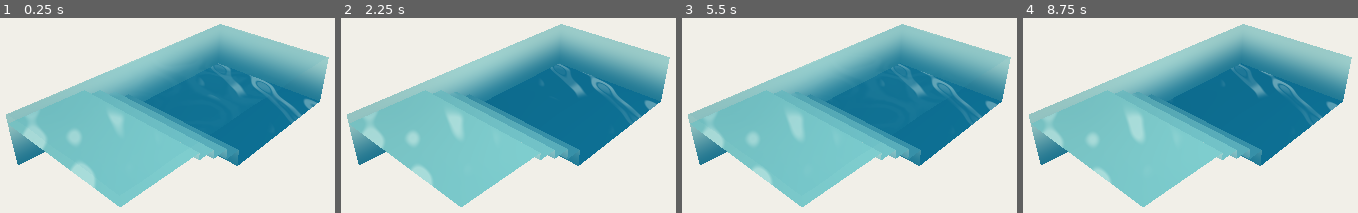
Above: before the commit, frames 1-4 (left to right).
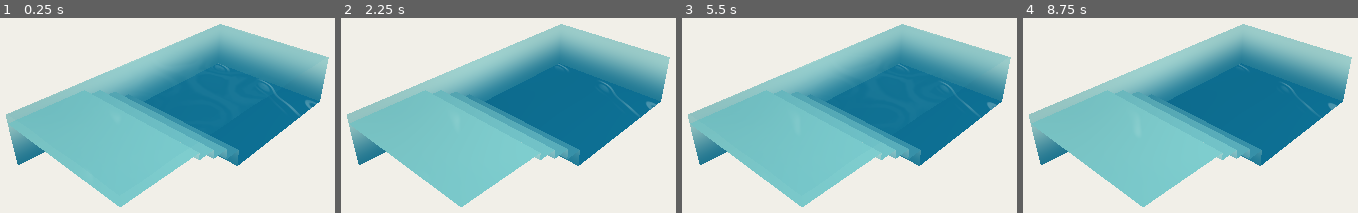
Above: after the commit, the same moments.

Repository: CRisdon45/Blender-Godot-Astra-Lab
Game: Godot game, scene res://main.tscn
Two runs of this game, one before a commit and one after it. Both use one fixed random seed, a clock stepped at 60 frames per second and the inputs below.
Inputs:
- Up to frame 1 (0.25 s): no input
- Up to frame 2 (2.25 s): tap Enter at 0.5, 2 s; hold Right 0.53-1.28 s; tap C at 0.6, 2.1 s; tap Space at 0.77, 1.25, 1.52 s; hold S 1.28-2.03 s; tap R at 1.35 s; hold Right from 2.03 s (still down)
- Up to frame 3 (5.5 s): tap Space at 2.75, 3.02, 3.77, 4.25, 4.52 s; tap R at 2.85, 4.35 s; tap Enter at 3.5 s; release Right at 3.53 s; hold Left 3.53-5.03 s; tap C at 3.6, 5.1 s; hold S from 5.03 s (still down)
- Up to frame 4 (8.75 s): release S at 5.78 s; hold Right 5.78-8.03 s; tap R at 5.85, 7.35 s; tap Space at 6.02, 6.77, 7.52 s; tap C at 6.6, 8.1 s; hold S from 8.03 s (still down)

The runs differ from the first frame. In frame 1, 2.5% of the frame differs, in the area x 6-95%, y 23-88%; in frame 2, 2.3%; in frame 3, 2.1%; in frame 4, 2.1%.

Commit message:
water lab: mirror balanced caustic fragments

Diff:
--- a/ci/yardscape-water-lab/project/shaders/basin_fast.gdshader
+++ b/ci/yardscape-water-lab/project/shaders/basin_fast.gdshader
@@ -71,21 +71,24 @@
 	// Stylized caustic ribbons: two soft iso-curvature bands extracted from the
 	// physically motivated convergence field. They keep the wave interference
 	// shape without turning the pool into a cellular or crosshatched net.
-	float ribbon_a = 1.0 - smoothstep(0.035, 0.105, abs(scaled - 0.15));
-	float ribbon_b = 1.0 - smoothstep(0.030, 0.085, abs(scaled - 0.31));
+	float ribbon_a = 1.0 - smoothstep(0.020, 0.064, abs(scaled - 0.15));
+	float ribbon_b = 1.0 - smoothstep(0.018, 0.056, abs(scaled - 0.31));
 	float concentrated = max(ribbon_a, ribbon_b * 0.58);
 
 	// Stronger but much sparser art direction: caustics survive only in selected
 	// world-space passages. This preserves coherent curvature while avoiding a
 	// continuous procedural net across the whole basin.
 	float broad = paint_field(surface_point * 0.72 + vec2(7.0, 3.0));
-	float gate_a = smoothstep(0.56, 0.73,
+	float gate_a = smoothstep(0.60, 0.77,
 		paint_field(surface_point * 0.96 + vec2(-2.0, 12.0)));
-	float gate_b = 1.0 - smoothstep(0.72, 0.88,
+	float gate_b = 1.0 - smoothstep(0.78, 0.91,
 		paint_field(surface_point * 1.41 + vec2(-11.0, 1.0)));
-	float fragments = gate_a * mix(0.38, 1.0, gate_b);
-	float breakup = 0.46 + 0.54 * broad;
-	concentrated *= breakup * fragments;
+	float gate_c = smoothstep(0.52, 0.69,
+		paint_field(surface_point * 1.18 + vec2(4.0, -7.0)));
+	float fragments = gate_a * gate_c * mix(0.46, 1.0, gate_b);
+	float breakup = 0.50 + 0.50 * broad;
+	float shallow_control = mix(0.58, 1.0, smoothstep(0.25, 0.72, depth));
+	concentrated *= breakup * fragments * shallow_control;
 	concentrated *= exp(-depth * 0.12);
 	return concentrated;
 }
@@ -106,8 +109,8 @@
 	color = mix(color, color * vec3(0.93, 0.98, 1.00), reserve * 0.18);
 
 	if (caustics_enabled && depth > 0.03) {
-		float light = caustic_field(p, depth) * 0.58;
-		color = mix(color, light_tint, clamp(light, 0.0, 0.42));
+		float light = caustic_field(p, depth) * 0.44;
+		color = mix(color, light_tint, clamp(light, 0.0, 0.30));
 	}
 
 	ALBEDO = color;
